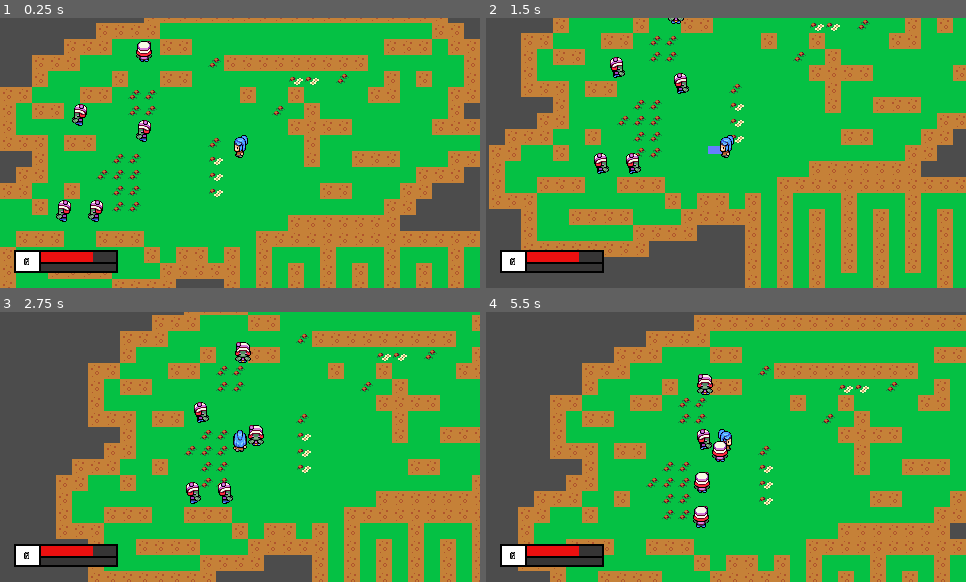
Above: before the commit, frames 1-4 (two rows, left to right).
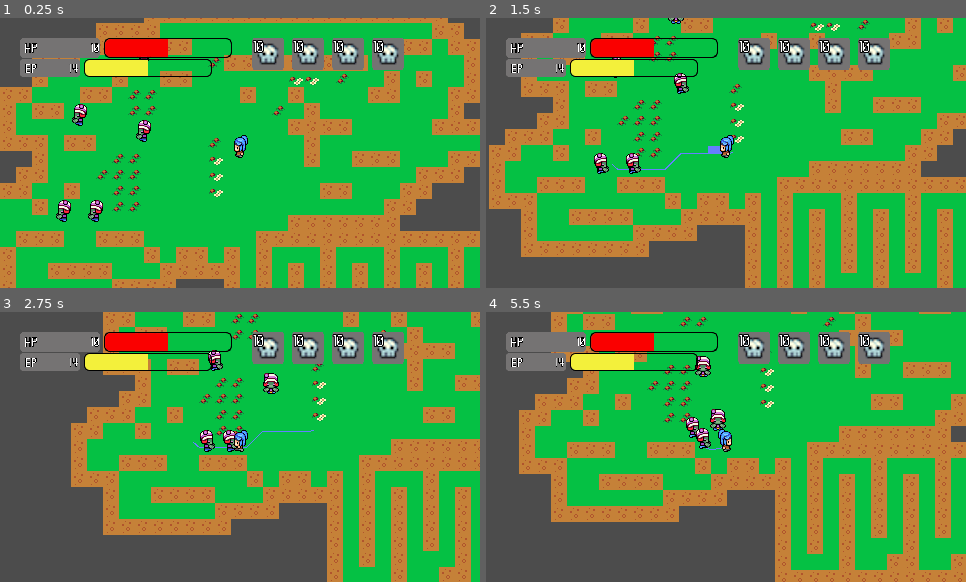
Above: after the commit, the same moments.

Repository: destroysound/DungeonCrawl
Game: Godot game, scene res://GameScene.tscn
The game is run twice, just before and just after one commit, with the same random seed, the same clock (stepped at 60 frames per second) and the same inputs.
Inputs (mouse positions are in pixels of both pictures, inside the frame that each line leads up to):
- Up to frame 1 (0.25 s): no input
- Up to frame 2 (1.5 s): move the mouse to (548, 212) at 0.52 s; tap Space (attack) at 0.6, 1.35 s; click (548, 212) at 0.67 s; move the mouse to (606, 163) at 1.27 s; click (606, 163) at 1.42 s
- Up to frame 3 (2.75 s): move the mouse to (187, 360) at 2.02 s; tap Space (attack) at 2.1 s; click (187, 360) at 2.17 s
- Up to frame 4 (5.5 s): move the mouse to (730, 355) at 2.77 s; tap Space (attack) every 0.75 s from 2.85 to 5.1 s; click (730, 355) at 2.92 s; move the mouse to (721, 501) at 3.52 s; click (721, 501) at 3.67 s; move the mouse to (582, 406) at 4.27 s; click (582, 406) at 4.42 s; move the mouse to (750, 447) at 5.02 s; click (750, 447) at 5.17 s

The runs differ from the first frame. In frame 1, 9.1% of the frame differs, in the area x 2-85%, y 7-95%; in frame 2, 8.7%; in frame 3, 51%; in frame 4, 60%, in the area x 2-100%, y 0-100%.
Error after the commit: Invalid set index 'text' (on base: 'null instance') with value of type 'String'. (res://UI.gd:8)

Commit message:
took out ui

Diff:
--- a/Enemy.tscn
+++ b/Enemy.tscn
@@ -8,52 +8,64 @@
 extents = Vector2( 5, 5 )
 
 [sub_resource type="AtlasTexture" id=2]
+flags = 4
 atlas = ExtResource( 1 )
 region = Rect2( 0, 96, 16, 32 )
 
 [sub_resource type="AtlasTexture" id=3]
+flags = 4
 atlas = ExtResource( 1 )
 region = Rect2( 16, 96, 16, 32 )
 
 [sub_resource type="AtlasTexture" id=4]
+flags = 4
 atlas = ExtResource( 1 )
 region = Rect2( 32, 96, 16, 32 )
 
 [sub_resource type="AtlasTexture" id=5]
+flags = 4
 atlas = ExtResource( 1 )
-region = Rect2( 0, 64, 16, 32 )
+region = Rect2( 0, 32, 16, 32 )
 
 [sub_resource type="AtlasTexture" id=6]
+flags = 4
 atlas = ExtResource( 1 )
-region = Rect2( 16, 64, 16, 32 )
+region = Rect2( 16, 32, 16, 32 )
 
 [sub_resource type="AtlasTexture" id=7]
+flags = 4
 atlas = ExtResource( 1 )
-region = Rect2( 32, 64, 16, 32 )
+region = Rect2( 32, 32, 16, 32 )
 
 [sub_resource type="AtlasTexture" id=8]
+flags = 4
 atlas = ExtResource( 1 )
 region = Rect2( 0, 0, 16, 32 )
 
 [sub_resource type="AtlasTexture" id=9]
+flags = 4
 atlas = ExtResource( 1 )
 region = Rect2( 16, 0, 16, 32 )
 
 [sub_resource type="AtlasTexture" id=10]
+flags = 4
 atlas = ExtResource( 1 )
 region = Rect2( 32, 0, 16, 32 )
 
 [sub_resource type="AtlasTexture" id=11]
+flags = 4
 atlas = ExtResource( 1 )
-region = Rect2( 0, 32, 16, 32 )
+region = Rect2( 0, 64, 16, 32 )
 
 [sub_resource type="AtlasTexture" id=12]
+flags = 4
 atlas = ExtResource( 1 )
-region = Rect2( 16, 32, 16, 32 )
+region = Rect2( 16, 64, 16, 32 )
 
 [sub_resource type="AtlasTexture" id=13]
+flags = 4
 atlas = ExtResource( 1 )
-region = Rect2( 32, 32, 16, 32 )
+region = Rect2( 32, 64, 16, 32 )
 
 [sub_resource type="SpriteFrames" id=14]
 animations = [ {
@@ -64,7 +76,7 @@
 }, {
 "frames": [ SubResource( 5 ), SubResource( 6 ), SubResource( 7 ) ],
 "loop": true,
-"name": "walk_right",
+"name": "walk_left",
 "speed": 5.0
 }, {
 "frames": [ SubResource( 8 ), SubResource( 9 ), SubResource( 10 ) ],
@@ -74,7 +86,7 @@
 }, {
 "frames": [ SubResource( 11 ), SubResource( 12 ), SubResource( 13 ) ],
 "loop": true,
-"name": "walk_left",
+"name": "walk_right",
 "speed": 5.0
 } ]
 
@@ -98,7 +110,6 @@
 position = Vector2( 0, -10 )
 frames = SubResource( 14 )
 animation = "walk_up"
-frame = 2
 playing = true
 
 [node name="PathingTimer" type="Timer" parent="."]
--- a/GameScene.tscn
+++ b/GameScene.tscn
@@ -1,6 +1,6 @@
 [gd_scene load_steps=6 format=2]
 
-[ext_resource path="res://UI.tscn" type="PackedScene" id=1]
+[ext_resource path="res://GUI.tscn" type="PackedScene" id=1]
 [ext_resource path="res://Player.tscn" type="PackedScene" id=2]
 [ext_resource path="res://Enemy.tscn" type="PackedScene" id=3]
 [ext_resource path="res://Tiles/tileA2_ground.tres" type="TileSet" id=4]
@@ -12,7 +12,6 @@
 [node name="CanvasLayer" type="CanvasLayer" parent="."]
 
 [node name="UI" parent="CanvasLayer" instance=ExtResource( 1 )]
-mouse_filter = 2
 
 [node name="Navigation2D" type="Navigation2D" parent="."]
 
@@ -29,7 +28,6 @@
 [node name="AudioStreamPlayer2D" type="AudioStreamPlayer2D" parent="."]
 
 [node name="Line2D" type="Line2D" parent="."]
-visible = false
 width = 1.0
 
 [node name="YSort" type="YSort" parent="."]
@@ -58,8 +56,3 @@
 [node name="Enemy5" parent="YSort" instance=ExtResource( 3 )]
 position = Vector2( -96, -16 )
 collision_mask = 2147483652
-
-[node name="Skillshot" type="Line2D" parent="."]
-modulate = Color( 1, 1, 1, 0.45098 )
-begin_cap_mode = 2
-end_cap_mode = 2
--- a/project.godot
+++ b/project.godot
@@ -17,7 +17,7 @@
 
 config/name="DungeonCrawl"
 run/main_scene="res://GameScene.tscn"
-config/icon="res://icon.png"
+config/icon="res://UItextures/icon.png"
 
 [display]
 
Not shown, added: Chara/character1-attack.png.import
Not shown, added: Face/face__1.png.import
Not shown, added: Face/face__10.png.import
Not shown, added: Face/face__11.png.import
Not shown, added: Face/face__12.png.import
Not shown, added: Face/face__13.png.import
Not shown, added: Face/face__2.png.import
Not shown, added: Face/face__3.png.import
Not shown, added: Face/face__4.png.import
Not shown, added: Face/face__5.png.import
Not shown, added: Face/face__6.png.import
Not shown, added: Face/face__7.png.import
(and 26 more such lines)
